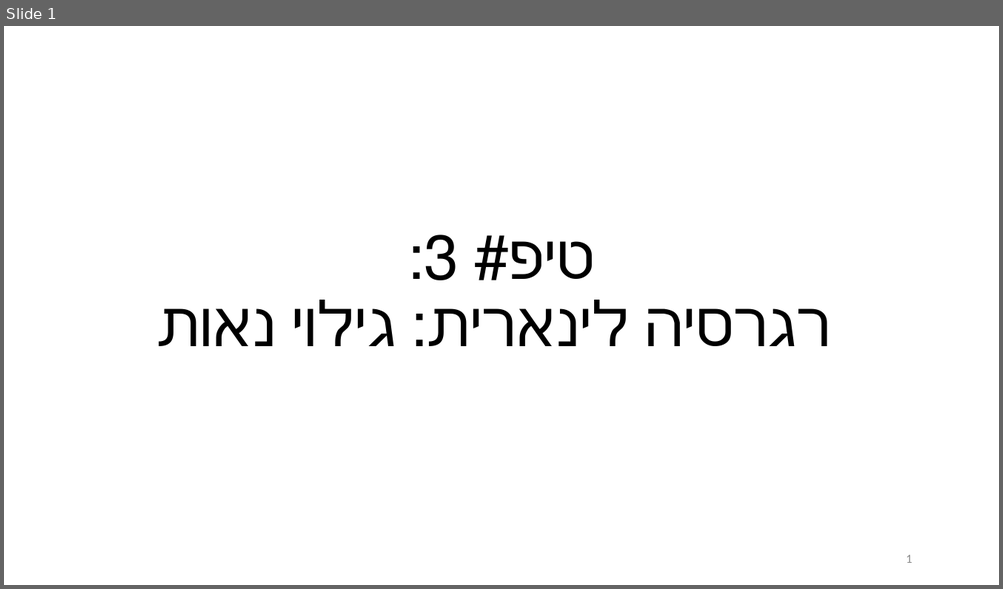
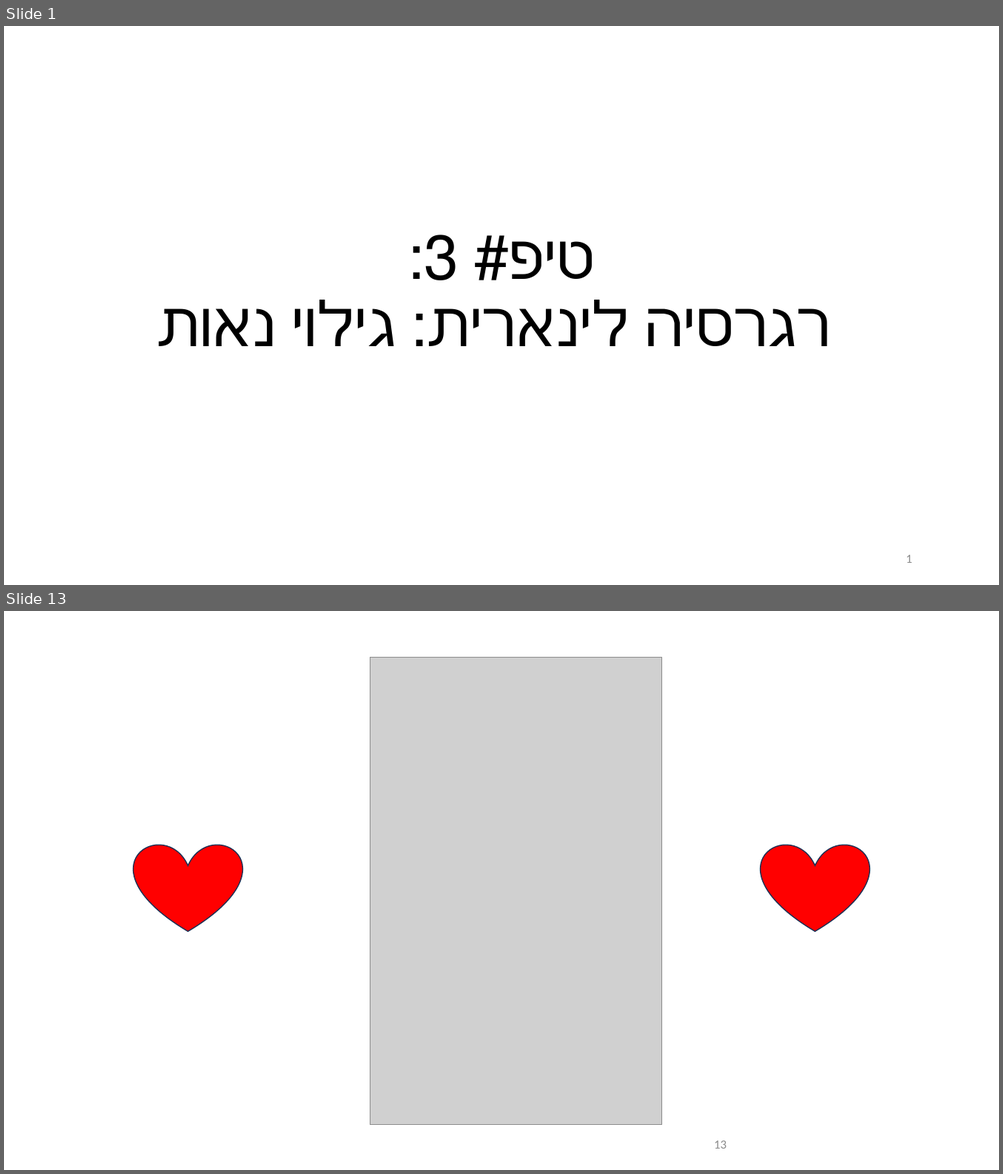
Before and after one commit to evgeny-kolonsky/summer_seminar, a slide deck: slides3.pptx. Shown one above the other, each under a label of ours: slide 1 before the commit, slides 1 and 13 after it; the slides between them are not shown. The pictures are 1003x589 and 1003x1174 pixels, drawn with LibreOffice and Linux fonts; fonts in the diff are those of the drawing; grey boxes stand for pictures. Boxes give left, top, right and bottom in pixels: in the first picture for what was removed or moved away, otherwise in the second. Text is boxed around its words. In the diff, an @@ line names an element or a change of style, - is before the commit and + after.

```diff
--- a/slides3.pptx
+++ b/slides3.pptx
@@ slide 13 added at bbox=[4, 611, 999, 1170], background #FFFFFF @@
@@ picture added at bbox=[370, 658, 661, 1125] @@
@@ heart added at bbox=[134, 844, 243, 932], fill #FF0000, outline #1E3256 1 pt @@
@@ heart added at bbox=[760, 844, 870, 932], fill #FF0000, outline #1E3256 1 pt @@
@@ page number added at bbox=[714, 1141, 726, 1149], 12 pt, text #8C8C8C @@
+13
```
Also in this commit, not shown: 8 slides changed, 3 other slides added, 6 slides removed, 1 other file.
